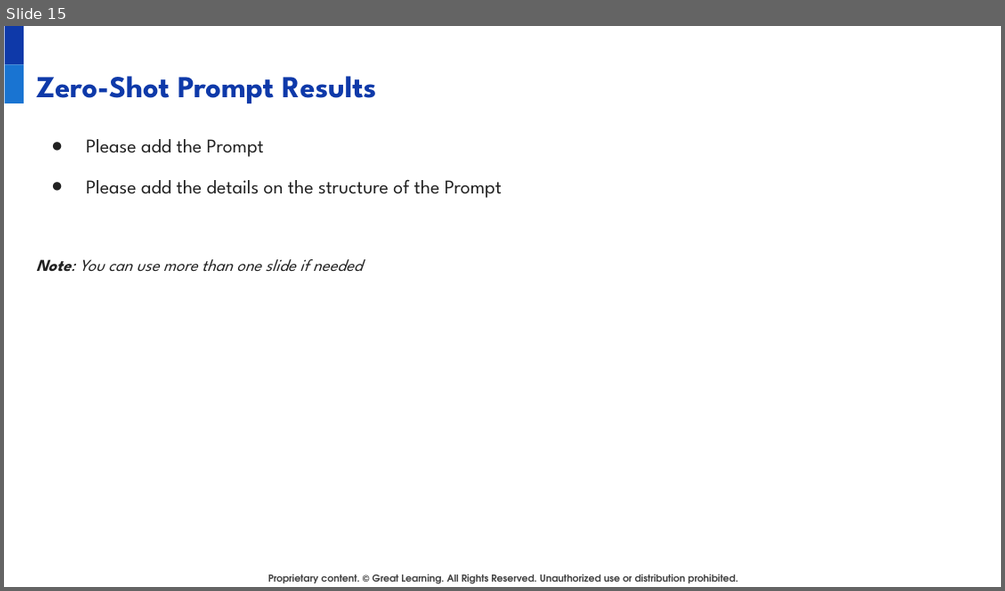
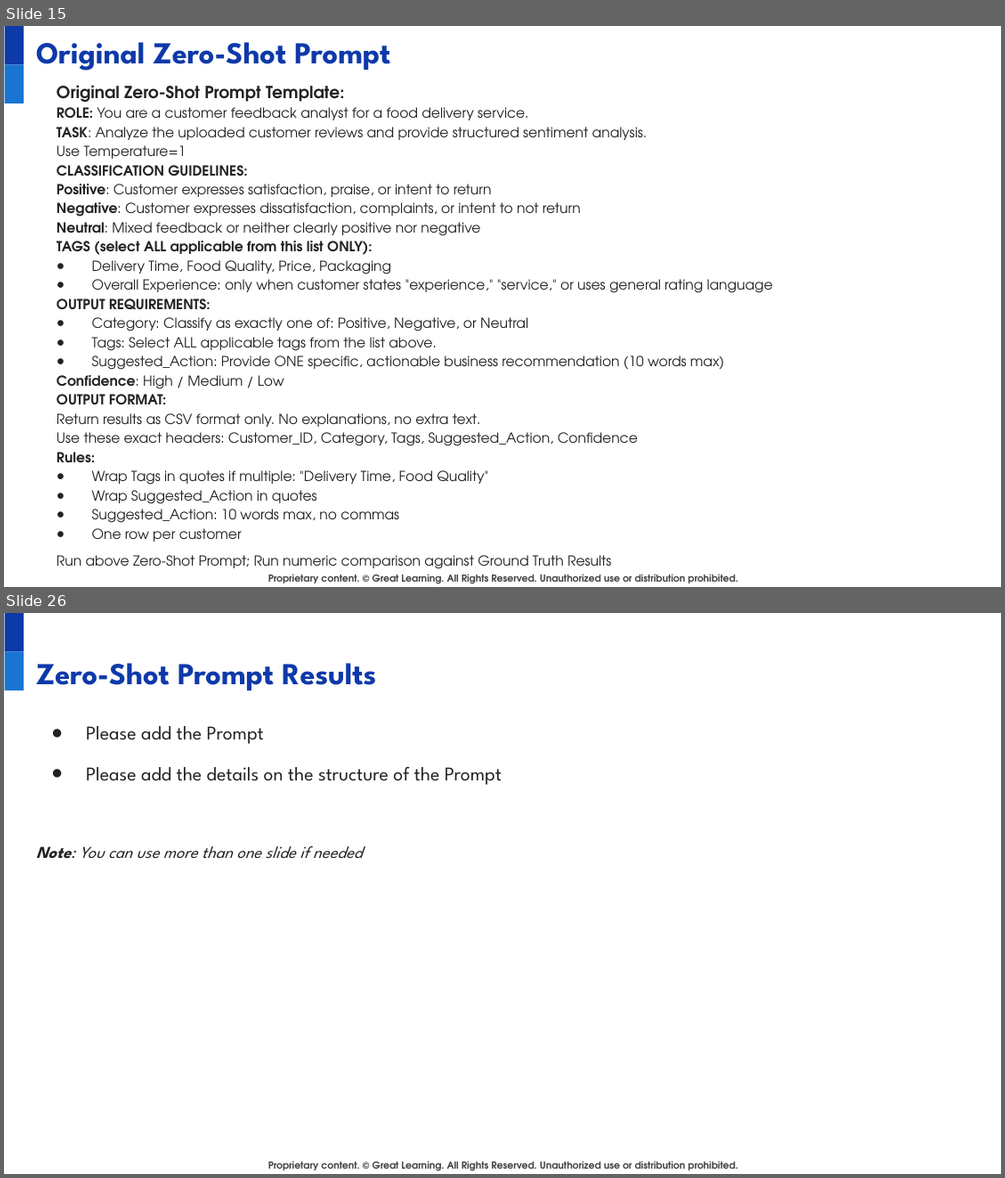
Before and after one commit to juanbucz/GreatLearning-TermProjects, a slide deck: GenAI-Powered Food Delivery Sentiment Analysis/Project Presentation - Business Applications of GenAI - John Buczkowski.pptx. Shown one above the other, each under a label of ours: slide 15 before the commit, slides 15 and 26 after it; the slides between them are not shown. The pictures are 1005x591 and 1005x1178 pixels, drawn with LibreOffice and Linux fonts; fonts in the diff are those of the drawing; background and template pictures are left out. Boxes give left, top, right and bottom in pixels: in the first picture for what was removed or moved away, otherwise in the second. Text is boxed around its words. In the diff, an @@ line names an element or a change of style, - is before the commit and + after.

Commit message:
GenAI - Food Delivery Sentiment Analysis - Zero-Shot Prompt Analysis

```diff
--- a/GenAI-Powered Food Delivery Sentiment Analysis/Project Presentation - Business Applications of GenAI - John Buczkowski.pptx
+++ b/GenAI-Powered Food Delivery Sentiment Analysis/Project Presentation - Business Applications of GenAI - John Buczkowski.pptx
@@ slide 15 added at bbox=[4, 26, 1001, 587], background #FFFFFF; not listed: 3 template elements that a slide beside it also shows @@
@@ title added at bbox=[36, 42, 390, 70], 22 pt, text #0E39A9, bold @@
+Original Zero-Shot Prompt
@@ text added at bbox=[57, 85, 773, 569], 10 pt, text #222222 @@
+Original Zero-Shot Prompt Template:
+ROLE: You are a customer feedback analyst for a food delivery service.
+TASK: Analyze the uploaded customer reviews and provide structured sentiment analysis.
+Use Temperature=1
+CLASSIFICATION GUIDELINES:
+Positive: Customer expresses satisfaction, praise, or intent to return
+Negative: Customer expresses dissatisfaction, complaints, or intent to not return
+Neutral: Mixed feedback or neither clearly positive nor negative
+TAGS (select ALL applicable from this list ONLY):
+● Delivery Time, Food Quality, Price, Packaging
+● Overall Experience: only when customer states "experience," "service," or uses general rating language
+OUTPUT REQUIREMENTS:
+● Category: Classify as exactly one of: Positive, Negative, or Neutral
+● Tags: Select ALL applicable tags from the list above.
+● Suggested_Action: Provide ONE specific, actionable business recommendation (10 words max)
+Confidence: High / Medium / Low
+OUTPUT FORMAT:
+Return results as CSV format only. No explanations, no extra text.
+Use these exact headers: Customer_ID, Category, Tags, Suggested_Action, Confidence
+Rules:
+● Wrap Tags in quotes if multiple: "Delivery Time, Food Quality"
+● Wrap Suggested_Action in quotes
+● Suggested_Action: 10 words max, no commas
+● One row per customer
+Run above Zero-Shot Prompt; Run numeric comparison against Ground Truth Results
@@ what was slide 15 is now slide 26 @@
```
Also in this commit, not shown: 12 other slides added, 2 slides removed, 1 other file.
